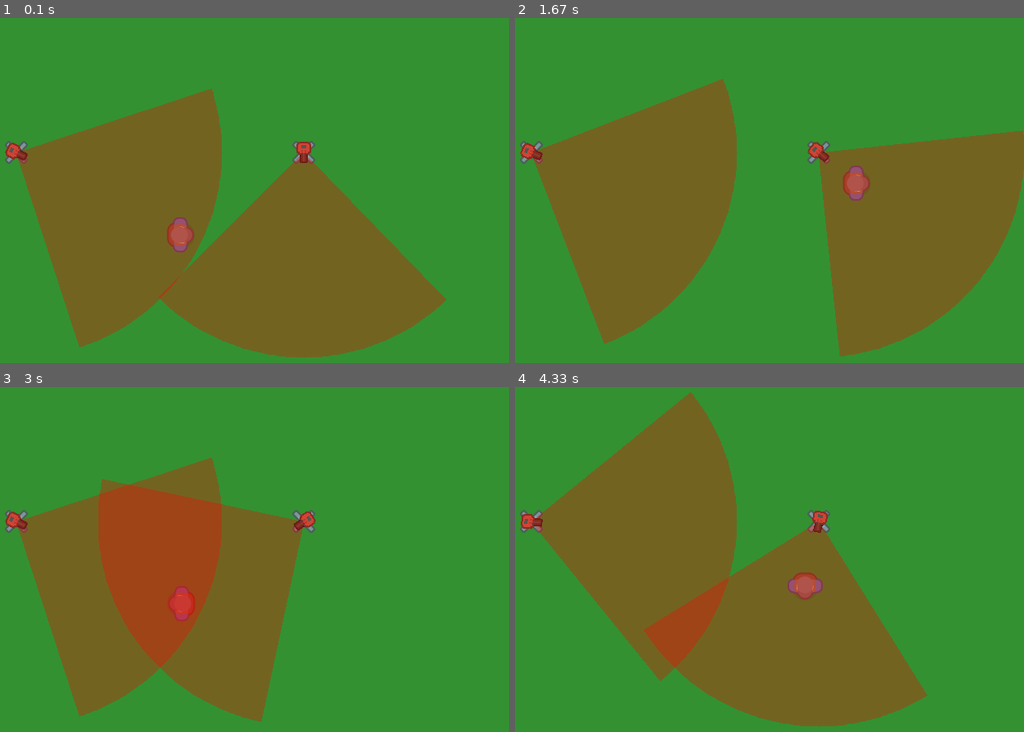
Above: before the commit, frames 1-4 (two rows, left to right).
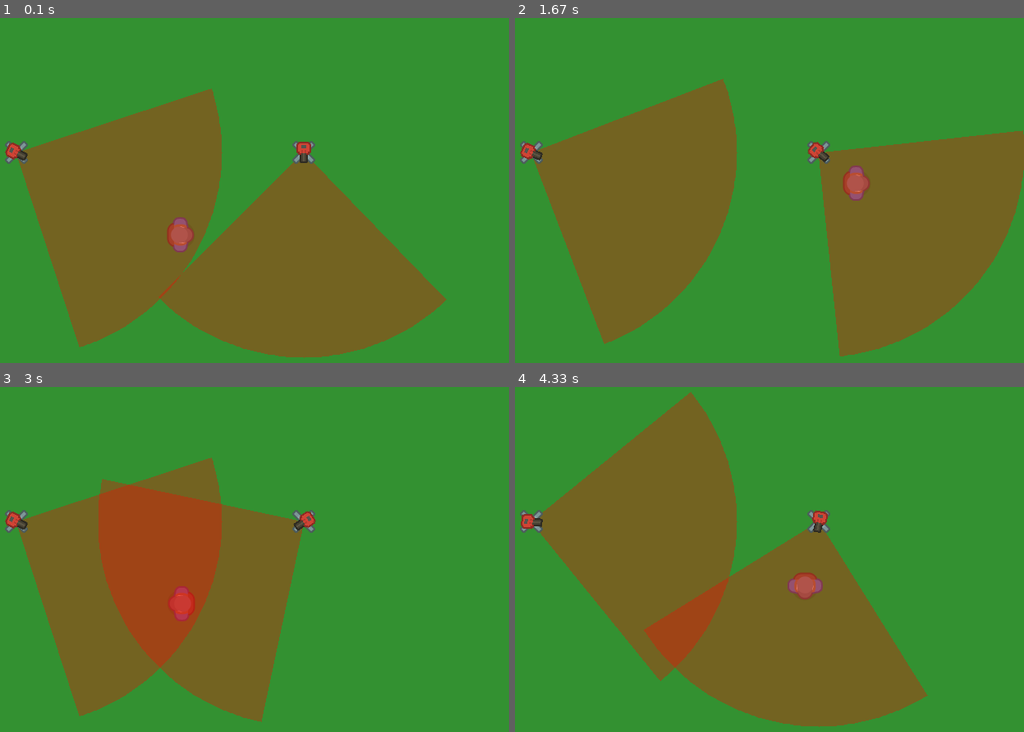
Above: after the commit, the same moments.

Repository: osbe21/line-of-sight-pygame
Game: pygame game, started from finished.py
Same seed, same stepped clock (60 frames per second), same inputs: the game is played once before the commit and once after it.
Inputs:
- Up to frame 1 (0.1 s): no input
- Up to frame 2 (1.67 s): hold D 0.33-0.8 s; hold W 0.83-1.13 s; hold D 1.17-1.63 s
- Up to frame 3 (3 s): hold A 1.67-2.2 s; hold S 2.23-2.53 s; hold A 2.57-2.97 s
- Up to frame 4 (4.33 s): hold W 3-3.37 s; hold D 3.4-4.03 s; hold S from 4.07 s (still down)

The runs differ from the first frame. In frame 1, 0.1% of the frame differs, in the area x 3-62%, y 38-43%; in frame 2, 0.1%; in frame 3, 0.1%; in frame 4, 0.1%, in the area x 3-62%, y 36-43%.

Commit message:
Refactor into function

Diff:
--- a/finished.py
+++ b/finished.py
@@ -45,11 +45,13 @@
             self.angle = -degrees(atan2(direction.y, direction.x))
 
     def draw(self, screen):
+        self.draw_fov_cone(screen)
+
         screen.blit(self.stand, self.stand.get_rect(center=self.position))
         rotated_gun = pg.transform.rotate(self.gun, self.angle)
         screen.blit(rotated_gun, rotated_gun.get_rect(center=self.position))
 
-        # Draw arc visualization
+    def draw_fov_cone(self, screen):
         cone_surface = pg.Surface((WIDTH, HEIGHT), pg.SRCALPHA)
 
         start_angle = self.angle - self.max_angle/2
